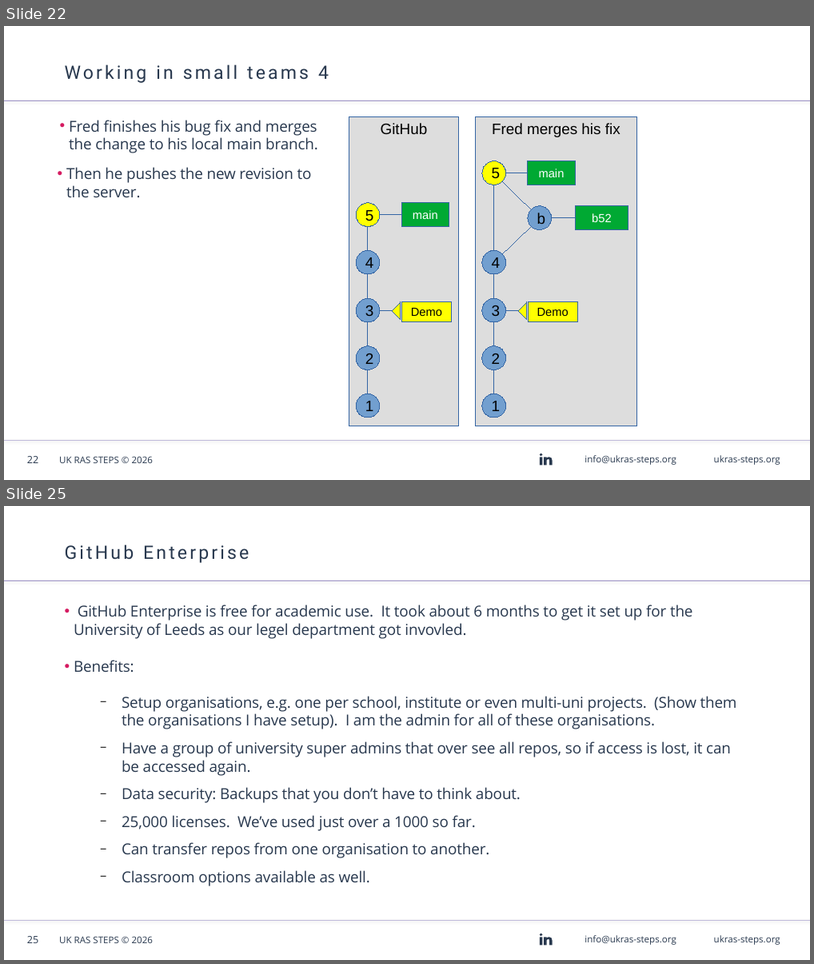
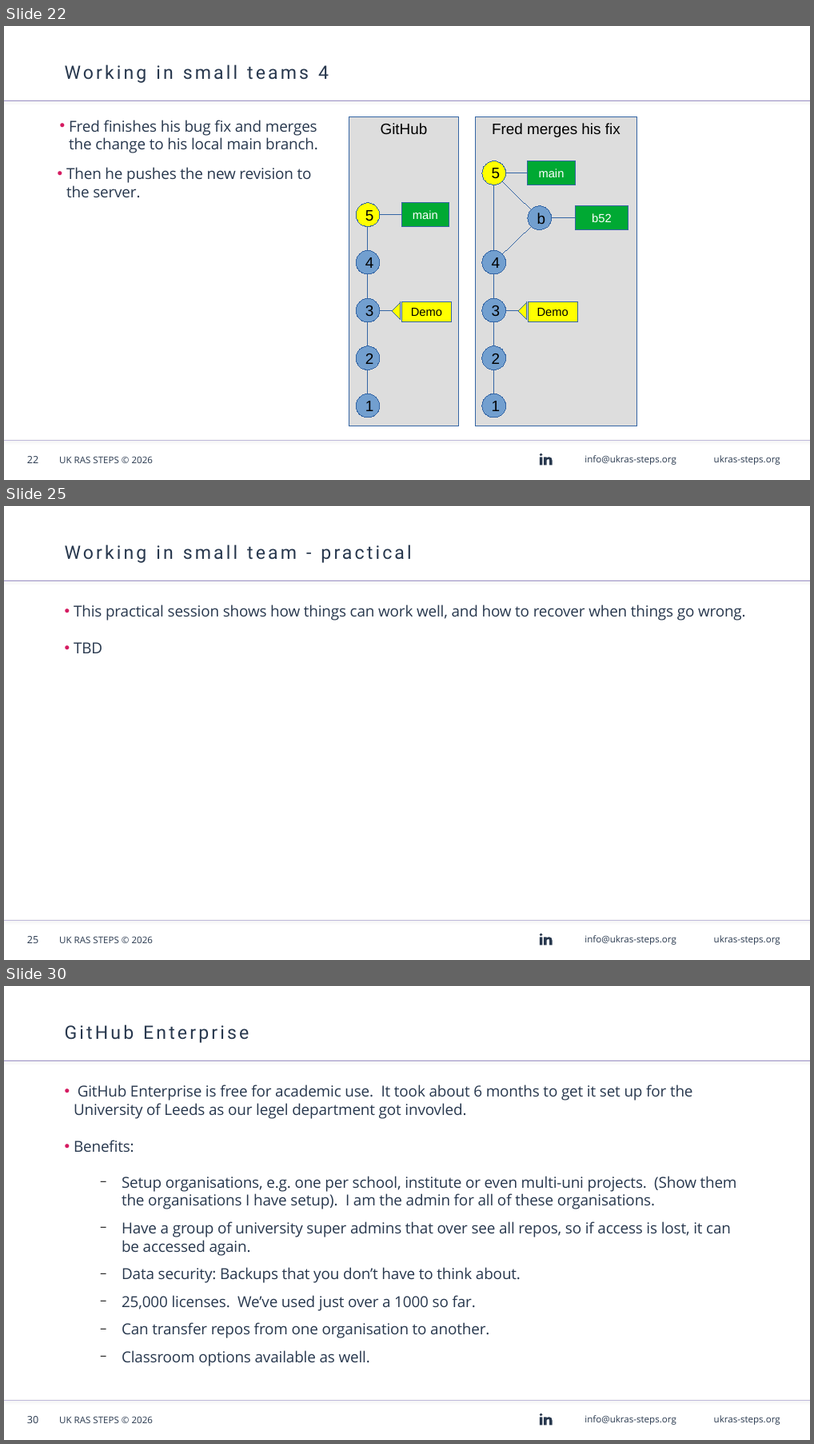
Before and after one commit to AndyBlightLeeds/git-github-workshop, a slide deck: diff-patch-demo/presentation/Git & GitHub Workshop - Linux.odp. Shown one above the other, each under a label of ours: slides 22 and 25 before the commit, slides 22, 25 and 30 after it; the slides between them are not shown. The pictures are 814x964 and 814x1444 pixels, drawn with LibreOffice and Linux fonts; fonts in the diff are those of the drawing; background and template pictures are left out. Boxes give left, top, right and bottom in pixels: in the first picture for what was removed or moved away, otherwise in the second. Text is boxed around its words. In the diff, an @@ line names an element or a change of style, - is before the commit and + after.

```diff
--- a/diff-patch-demo/presentation/Git & GitHub Workshop - Linux.odp
+++ b/diff-patch-demo/presentation/Git & GitHub Workshop - Linux.odp
@@ slide 25 added at (4, 506, 810, 960), background #FFFFFF; not listed: 7 template elements that a slide beside it also shows @@
@@ title added at (65, 544, 411, 563), 22 pt, text #28384E @@
+Working in small team - practical
@@ text added at (74, 604, 746, 653), 18 pt, text #28384E @@
+• This practical session shows how things can work well, and how to recover when things go wrong.
+• TBD
@@ what was slide 25 is now slide 30 @@
@@ page number at (27, 1416, 38, 1423): text changed @@
-25
+30
```
Also in this commit, not shown: 2 slides changed, 4 other slides added.
